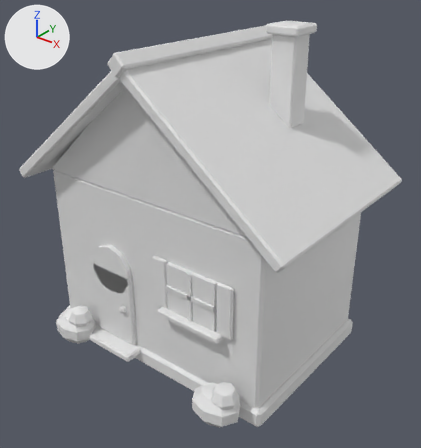
One commit to the glTF model game/assets/models/cottage.glb: the scene before it, then after it.
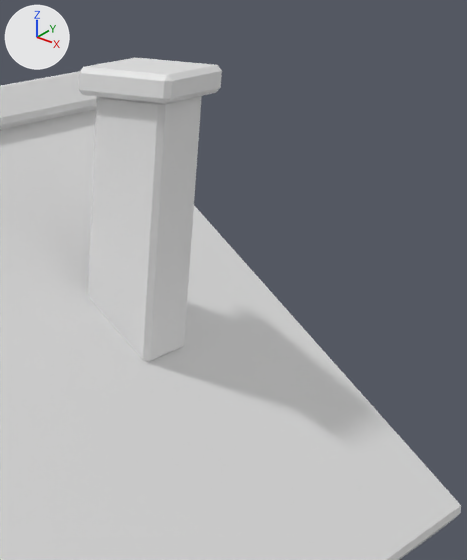
There are two pictures of each version: one whole from a 50 mm lens placed at (2.13, -2.62, 2.43), pointed at (0.09, -0.07, 0.86), one close up on the part from 57% to 96% of the width and 0% to 44% of the height. Arrows for +X, +Y and +Z are at upper left; the lights stay in place. The last two pictures show the newer version. Vertices at exactly the same position are counted once.

The scene before the commit, as lines of its bpy script (objects in view):
```python
me_cottage = bpy.data.meshes.new('cottage')
me_cottage.from_pydata(...)  # 464 vertices, 844 faces; spans x -0.98..0.98, y -0.78..0.69, z 0.0..2.05
# faces by material slot: [88, 52, 88, 132, 80, 36, 156, 212]
me_cottage.materials.append(mat_ay_plinth)  # white #e7e7e7
me_cottage.materials.append(mat_ay_wall)  # white #e7e7e7
me_cottage.materials.append(mat_ay_roof)  # white #e7e7e7
me_cottage.materials.append(mat_ay_trim)  # white #e7e7e7
me_cottage.materials.append(mat_ay_door)  # white #e7e7e7
me_cottage.materials.append(mat_ay_knob)  # white #e7e7e7
me_cottage.materials.append(mat_ay_frame)  # white #e7e7e7
me_cottage.materials.append(mat_ay_leaf)  # white #e7e7e7
ob_cottage = bpy.data.objects.new('cottage', me_cottage)
ob_cottage.location = (0.0, 0.0, 0.0)
```
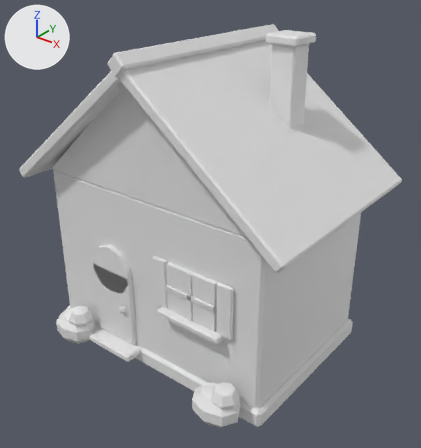
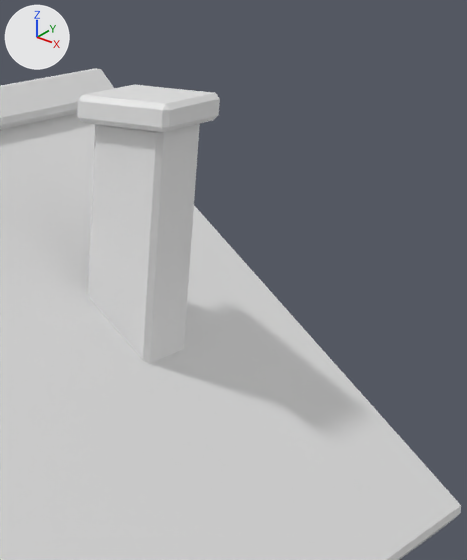
The change in detail:
me_cottage is used by ob_cottage; location (0.0, 0.0, 0.0).
me_cottage had 464 vertices, 844 faces and spanned x -0.98..0.98, y -0.78..0.69, z 0.0..2.05.
me_cottage now has 464 vertices, 844 faces and spans x -0.98..0.98, y -0.78..0.69, z 0.0..2.0.
me_cottage part 1: the loose piece of 24 vertices spanning x 0.37..0.52, y 0.09..0.24, z 1.5..2.0 is moved by (0.0, 0.0, -0.05).
me_cottage part 2: the loose piece of 24 vertices spanning x 0.35..0.55, y 0.07..0.27, z 2.0..2.05 is moved by (0.0, 0.0, -0.05).

Pixel boxes (x1, y1, x2, y2) of what changed, in the close-ups (467 x 560 px; the box of a moved part takes in the faces that stretch with it):
'cottage', reshaped
    before: (0, 58, 461, 560)
    after: (0, 68, 461, 560)
part 1 of me_cottage, moved or reshaped
    before: (88, 96, 202, 362)
    after: (88, 124, 200, 364)
part 2 of me_cottage, moved or reshaped
    before: (78, 58, 222, 104)
    after: (77, 85, 220, 132)
